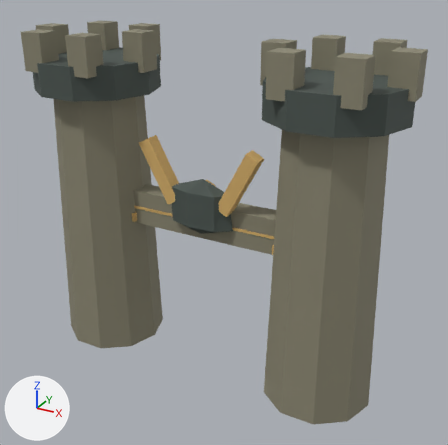
Two versions of the glTF model assets/map_redesign/exports/Landmark_IronLowlands.glb, one commit apart.
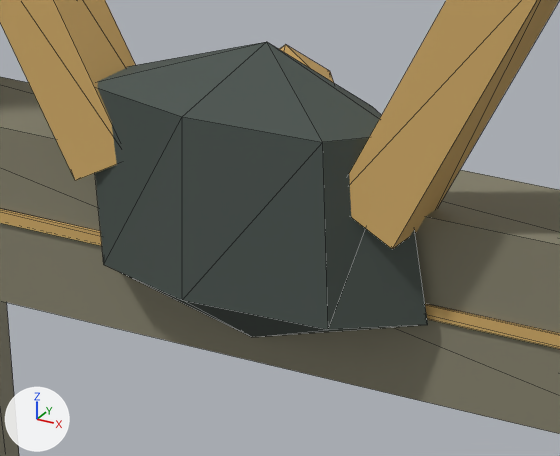
There are two pictures of each version: one whole from a camera (50 mm lens) standing at (64.5, 504.5, 100.5) and looking at (3.8, 614.9, 45.3), one close up on the part from 34% to 57% of the width and 38% to 57% of the height. The lights are fixed; the arrows at lower left show +X, +Y and +Z. The last two pictures show the newer version. The close-ups show mesh edges as thin lines. Vertices at exactly the same position are counted once.

Before the edit, the objects in view are built like this:
```python
ob_landmark_ironlowlands_ironlowlands_accent_0_5 = bpy.data.objects.new('Landmark_IronLowlands_IronLowlands_accent_0_5', me_landmark_ironlowlands_ironlowlands_accent_0_5)
ob_landmark_ironlowlands_ironlowlands_accent_0_5.location = (0.0, 0.0, 0.0)
ob_landmark_ironlowlands_ironlowlands_accent__1_5 = bpy.data.objects.new('Landmark_IronLowlands_IronLowlands_accent_-1_5', me_landmark_ironlowlands_ironlowlands_accent__1_5)
ob_landmark_ironlowlands_ironlowlands_accent__1_5.location = (0.0, 0.0, 0.0)
ob_landmark_ironlowlands_ironlowlands_dark_0_5 = bpy.data.objects.new('Landmark_IronLowlands_IronLowlands_dark_0_5', me_landmark_ironlowlands_ironlowlands_dark_0_5)
ob_landmark_ironlowlands_ironlowlands_dark_0_5.location = (0.0, 0.0, 0.0)
# also in view: 'Landmark_IronLowlands_IronLowlands_stone_0_5' at (9.8, 614.0, 47.5); 'Landmark_IronLowlands_IronLowlands_stone_-1_5' at (-28.0, 614.0, 47.5)
```
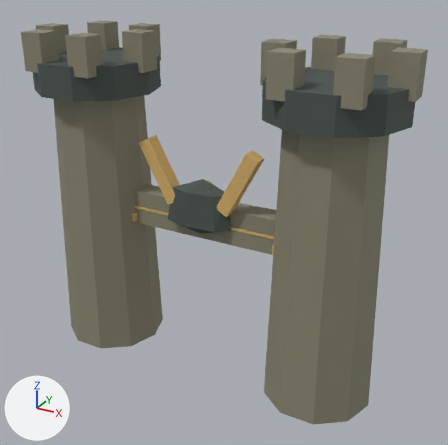
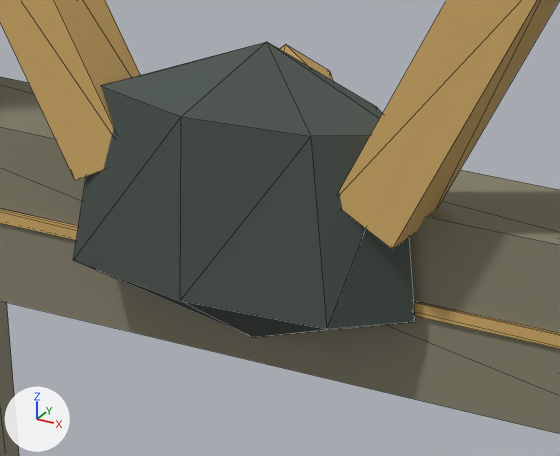
Where the change shows, as pixel boxes [x1, y1, x2, y2] in the close-ups (560 x 456 px):
'Landmark_IronLowlands_IronLowlands_dark_0_5', reshaped: before [95, 42, 428, 337]; after [73, 42, 415, 337]

What the commit changed:
me_landmark_ironlowlands_ironlowlands_dark_0_5 is used by ob_landmark_ironlowlands_ironlowlands_dark_0_5; location (0.0, 0.0, 0.0).
me_landmark_ironlowlands_ironlowlands_dark_0_5 had 36 vertices, 64 faces and spanned x -7.9..42.0, y 600.7..627.3, z 43.3..79.0.
me_landmark_ironlowlands_ironlowlands_dark_0_5 now has 36 vertices, 64 faces and spans x -7.7..42.0, y 600.7..627.3, z 43.3..79.0.
Part 1, on me_landmark_ironlowlands_ironlowlands_dark_0_5:
Vertex 21 of me_landmark_ironlowlands_ironlowlands_dark_0_5 moves from (8.1, 611.0, 45.7) at pixel (427, 324) to (7.5, 611.0, 45.7) at pixel (415, 321).
Vertex 22 of me_landmark_ironlowlands_ironlowlands_dark_0_5 moves from (5.5, 613.6, 45.7) to (5.2, 613.5, 45.7).
Vertex 23 of me_landmark_ironlowlands_ironlowlands_dark_0_5 moves from (-1.9, 614.1, 45.7) to (-1.7, 613.9, 45.7).
Vertex 24 of me_landmark_ironlowlands_ironlowlands_dark_0_5 moves from (-7.9, 612.4, 45.7) to (-6.9, 612.2, 45.7).
Vertex 25 of me_landmark_ironlowlands_ironlowlands_dark_0_5 moves from (-6.3, 609.9, 45.7) at pixel (103, 264) to (-7.7, 609.6, 45.7) at pixel (73, 260).
Vertex 26 of me_landmark_ironlowlands_ironlowlands_dark_0_5 moves from (-1.6, 608.4, 45.7) at pixel (182, 300) to (-1.7, 608.3, 45.7) at pixel (180, 300).
Vertex 27 of me_landmark_ironlowlands_ironlowlands_dark_0_5 moves from (4.9, 608.7, 45.7) at pixel (328, 329) to (4.8, 608.7, 45.7) at pixel (327, 329).
Vertex 29 of me_landmark_ironlowlands_ironlowlands_dark_0_5 moves from (4.5, 613.1, 53.5) at pixel (372, 106) to (4.6, 613.2, 53.5) at pixel (376, 106).
Vertex 30 of me_landmark_ironlowlands_ironlowlands_dark_0_5 moves from (-1.7, 613.7, 53.5) to (-1.4, 613.3, 53.5).
Vertex 31 of me_landmark_ironlowlands_ironlowlands_dark_0_5 moves from (-6.5, 612.2, 53.5) to (-5.3, 612.0, 53.5) at pixel (147, 74).
Vertex 32 of me_landmark_ironlowlands_ironlowlands_dark_0_5 moves from (-6.8, 609.8, 53.5) to (-6.2, 609.9, 53.5) at pixel (100, 85).
Vertex 34 of me_landmark_ironlowlands_ironlowlands_dark_0_5 moves from (4.7, 608.8, 53.5) at pixel (322, 142) to (4.0, 609.1, 53.5) at pixel (311, 136).
